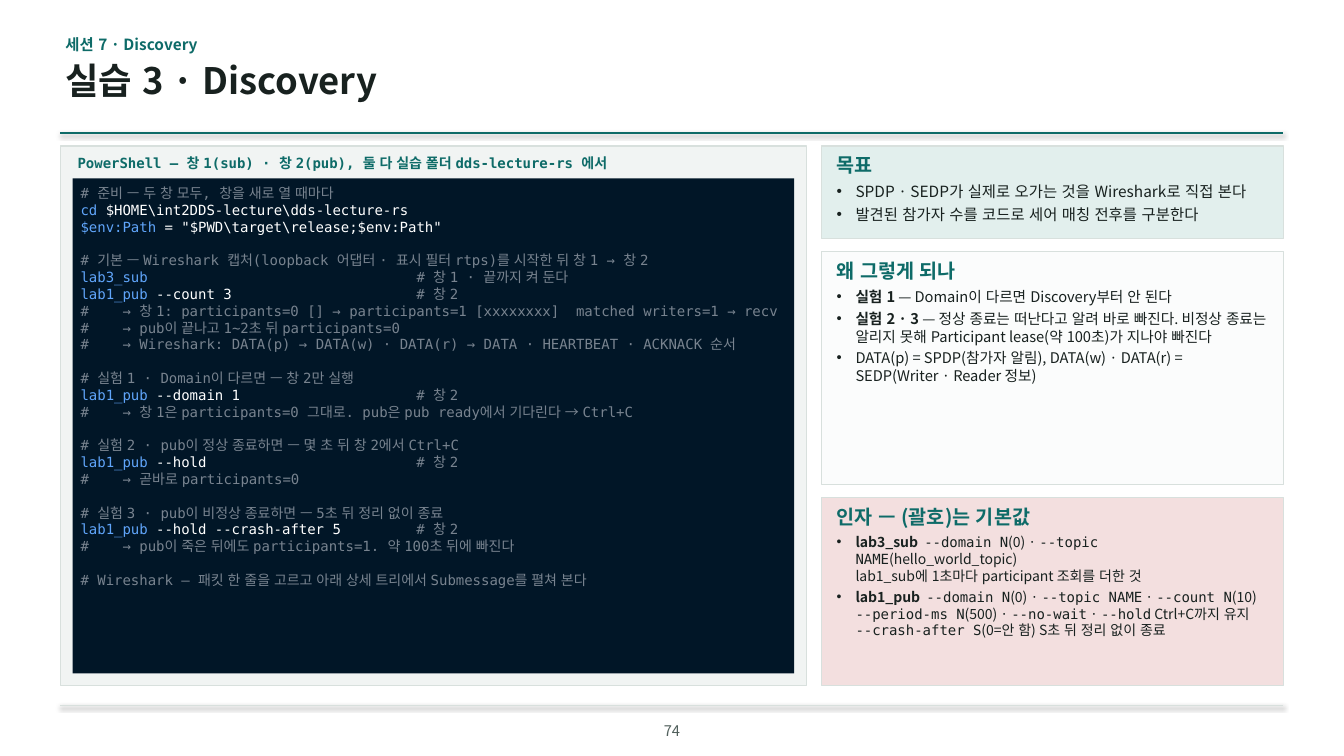
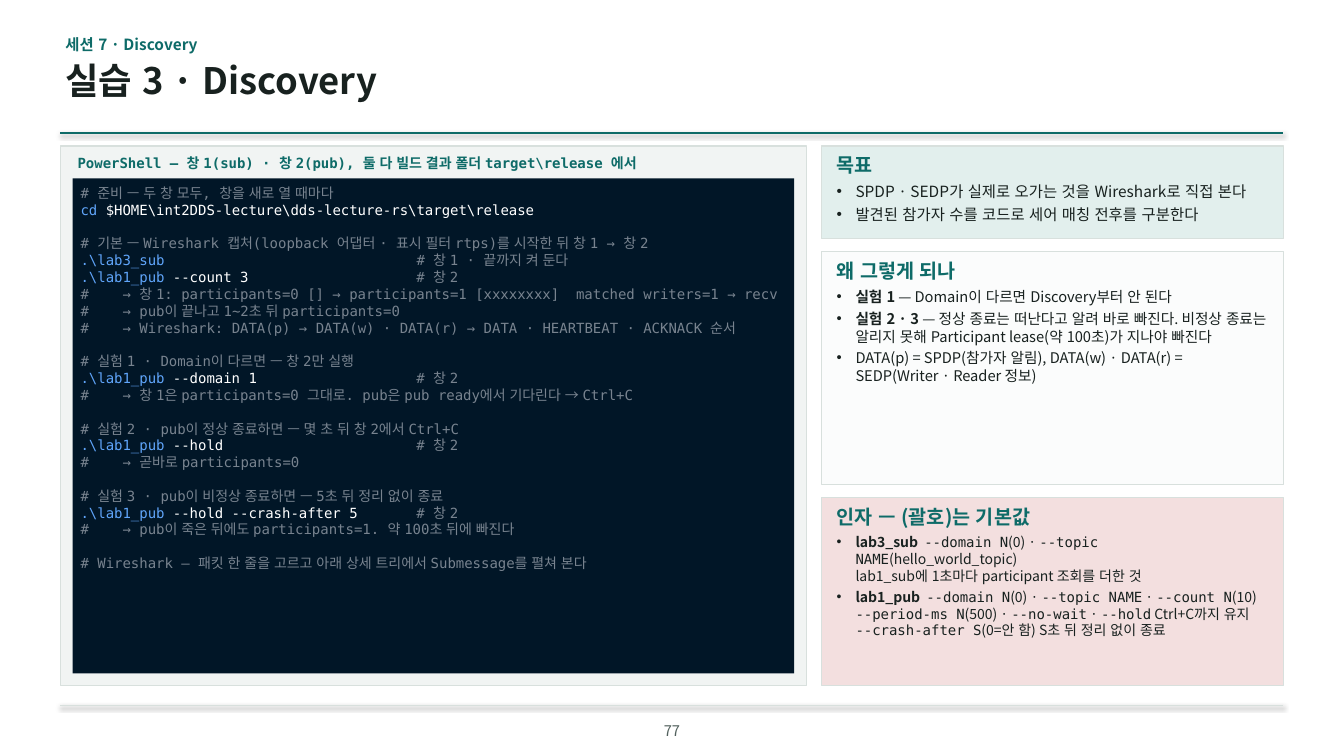
Before and after one commit to IntellectusCorp/int2DDS-lecture, a slide deck: slide 77 of int2dds-lecture-for-beginner.pptx (slide 74 before the commit). Drawn at 1344x756 pixels with LibreOffice and Linux fonts; fonts in the diff are those of the drawing; background and template pictures are left out. Boxes give left, top, right and bottom in pixels: in the first picture for what was removed or moved away, otherwise in the second. Text is boxed around its words. In the diff, an @@ line names an element or a change of style, - is before the commit and + after.

```diff
--- a/int2dds-lecture-for-beginner.pptx
+++ b/int2dds-lecture-for-beginner.pptx
@@ text at (78, 154, 637, 172): text changed @@
-PowerShell — 창 1(sub) · 창 2(pub), 둘 다 실습 폴더 dds-lecture-rs 에서
+PowerShell — 창 1(sub) · 창 2(pub), 둘 다 빌드 결과 폴더 target\release 에서
@@ text in rectangle at (81, 204, 534, 218): text changed @@
-cd $HOME\int2DDS-lecture\dds-lecture-rs
-$env:Path = "$PWD\target\release;$env:Path"
+cd $HOME\int2DDS-lecture\dds-lecture-rs\target\release
@@ text in rectangle at (81, 253, 569, 286): text changed @@
-lab3_sub # 창 1 · 끝까지 켜 둔다
-lab1_pub --count 3 # 창 2
+.\lab3_sub # 창 1 · 끝까지 켜 둔다
+.\lab1_pub --count 3 # 창 2
@@ text in rectangle at (81, 371, 458, 387): text changed; text colour #FFFFFF to #60A5FA @@
-lab1_pub --domain 1 # 창 2
+.\lab1_pub --domain 1 # 창 2
@@ text in rectangle at (81, 438, 458, 454): text changed @@
-lab1_pub --hold # 창 2
+.\lab1_pub --hold # 창 2
@@ text in rectangle at (81, 506, 458, 521): text changed @@
-lab1_pub --hold --crash-after 5 # 창 2
+.\lab1_pub --hold --crash-after 5 # 창 2
@@ page number at (664, 725, 680, 736): text changed @@
-74
+77
```
Also in this commit, not shown: 16 other slides changed, 3 slides added.
